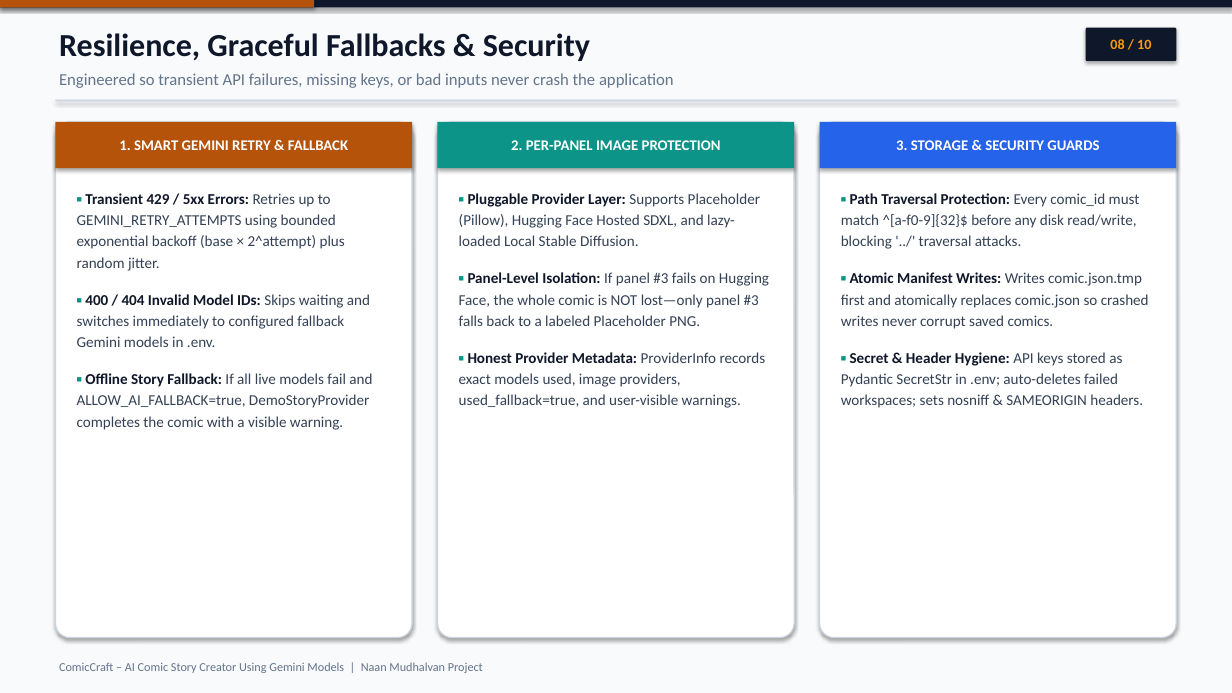
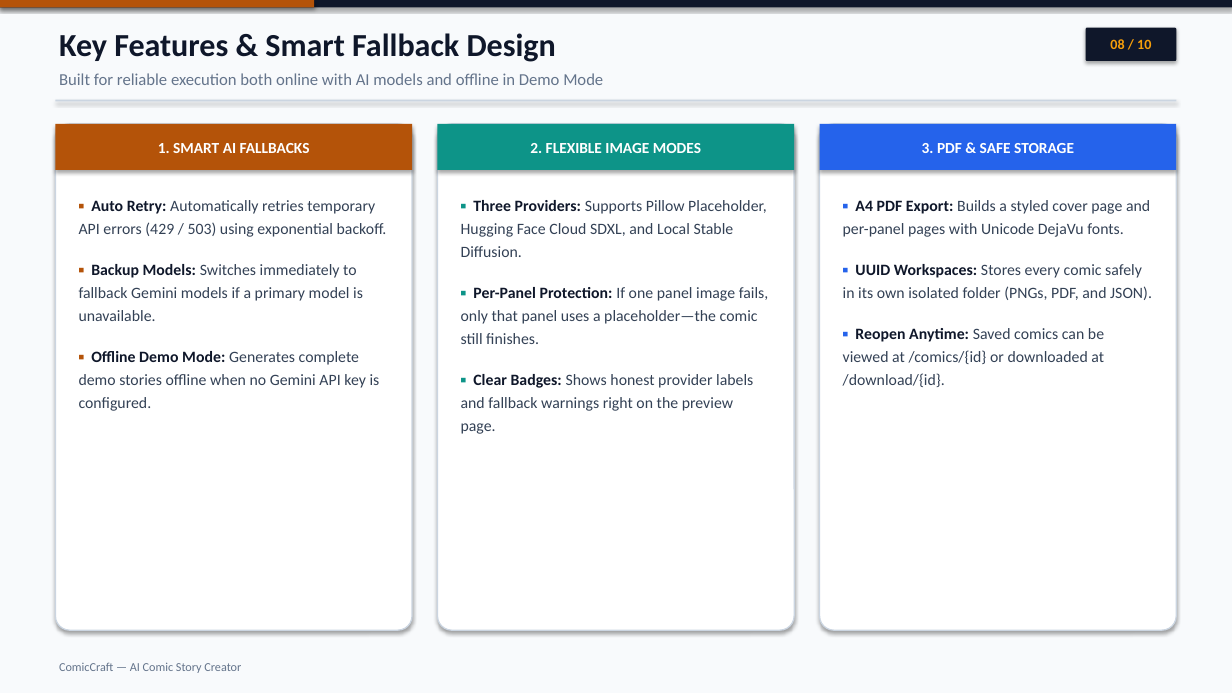
Before and after one commit to gokulraj0708/ComicCraft, a slide deck: slide 8 of ComicCraft_10_Slides_Presentation.pptx. Drawn at 1232x693 pixels with LibreOffice and Linux fonts; fonts in the diff are those of the drawing. Boxes give left, top, right and bottom in pixels: in the first picture for what was removed or moved away, otherwise in the second. Text is boxed around its words. In the diff, an @@ line names an element or a change of style, - is before the commit and + after.

Commit message:
Simplify 10-slide presentation to pure ComicCraft project content

```diff
--- a/ComicCraft_10_Slides_Presentation.pptx
+++ b/ComicCraft_10_Slides_Presentation.pptx
@@ text at <box>59,33,556,62</box>: text changed @@
-Resilience, Graceful Fallbacks & Security
+Key Features & Smart Fallback Design
@@ text at <box>59,73,603,85</box>: text changed @@
-Engineered so transient API failures, missing keys, or bad inputs never crash the application
+Built for reliable execution both online with AI models and offline in Demo Mode
@@ rounded rectangle: place and size @@
-rounded rectangle at <box>55,122,412,638</box>
+rounded rectangle at <box>55,124,412,630</box>
@@ text at <box>158,143,310,153</box>: text changed; size 11.5 to 12 pt @@
-1. SMART GEMINI RETRY & FALLBACK
+1. SMART AI FALLBACKS
@@ rounded rectangle: place and size @@
-rounded rectangle at <box>437,122,794,638</box>
+rounded rectangle at <box>437,124,794,630</box>
@@ text at <box>530,143,701,153</box>: text changed; size 11.5 to 12 pt @@
-2. PER-PANEL IMAGE PROTECTION
+2. FLEXIBLE IMAGE MODES
@@ rounded rectangle: place and size @@
-rounded rectangle at <box>820,122,1177,638</box>
+rounded rectangle at <box>820,124,1177,630</box>
@@ text at <box>922,143,1074,153</box>: text changed; size 11.5 to 12 pt @@
-3. STORAGE & SECURITY GUARDS
+3. PDF & SAFE STORAGE
@@ text at <box>79,200,387,411</box>: text changed; size 11.8 to 12.3 pt @@
-▪ Transient 429 / 5xx Errors: Retries up to GEMINI_RETRY_ATTEMPTS using bounded exponential backoff (base × 2^attempt) plus random jitter.
-▪ 400 / 404 Invalid Model IDs: Skips waiting and switches immediately to configured fallback Gemini models in .env.
-▪ Offline Story Fallback: If all live models fail and ALLOW_AI_FALLBACK=true, DemoStoryProvider completes the comic with a visible warning.
+▪ Auto Retry: Automatically retries temporary API errors (429 / 503) using exponential backoff.
+▪ Backup Models: Switches immediately to fallback Gemini models if a primary model is unavailable.
+▪ Offline Demo Mode: Generates complete demo stories offline when no Gemini API key is configured.
@@ text at <box>461,200,768,434</box>: text changed; size 11.8 to 12.3 pt @@
-▪ Pluggable Provider Layer: Supports Placeholder (Pillow), Hugging Face Hosted SDXL, and lazy-loaded Local Stable Diffusion.
-▪ Panel-Level Isolation: If panel #3 fails on Hugging Face, the whole comic is NOT lost—only panel #3 falls back to a labeled Placeholder PNG.
-▪ Honest Provider Metadata: ProviderInfo records exact models used, image providers, used_fallback=true, and user-visible warnings.
+▪ Three Providers: Supports Pillow Placeholder, Hugging Face Cloud SDXL, and Local Stable Diffusion.
+▪ Per-Panel Protection: If one panel image fails, only that panel uses a placeholder—the comic still finishes.
+▪ Clear Badges: Shows honest provider labels and fallback warnings right on the preview page.
@@ text at <box>843,200,1152,387</box>: text changed; size 11.8 to 12.3 pt @@
-▪ Path Traversal Protection: Every comic_id must match ^[a-f0-9]{32}$ before any disk read/write, blocking '../' traversal attacks.
-▪ Atomic Manifest Writes: Writes comic.json.tmp first and atomically replaces comic.json so crashed writes never corrupt saved comics.
-▪ Secret & Header Hygiene: API keys stored as Pydantic SecretStr in .env; auto-deletes failed workspaces; sets nosniff & SAMEORIGIN headers.
+▪ A4 PDF Export: Builds a styled cover page and per-panel pages with Unicode DejaVu fonts.
+▪ UUID Workspaces: Stores every comic safely in its own isolated folder (PNGs, PDF, and JSON).
+▪ Reopen Anytime: Saved comics can be viewed at /comics/{id} or downloaded at /download/{id}.
@@ text at <box>59,662,241,673</box>: text changed @@
-ComicCraft – AI Comic Story Creator Using Gemini Models | Naan Mudhalvan Project
+ComicCraft — AI Comic Story Creator
```
Also in this commit, not shown: 9 other slides changed, 1 other file.
